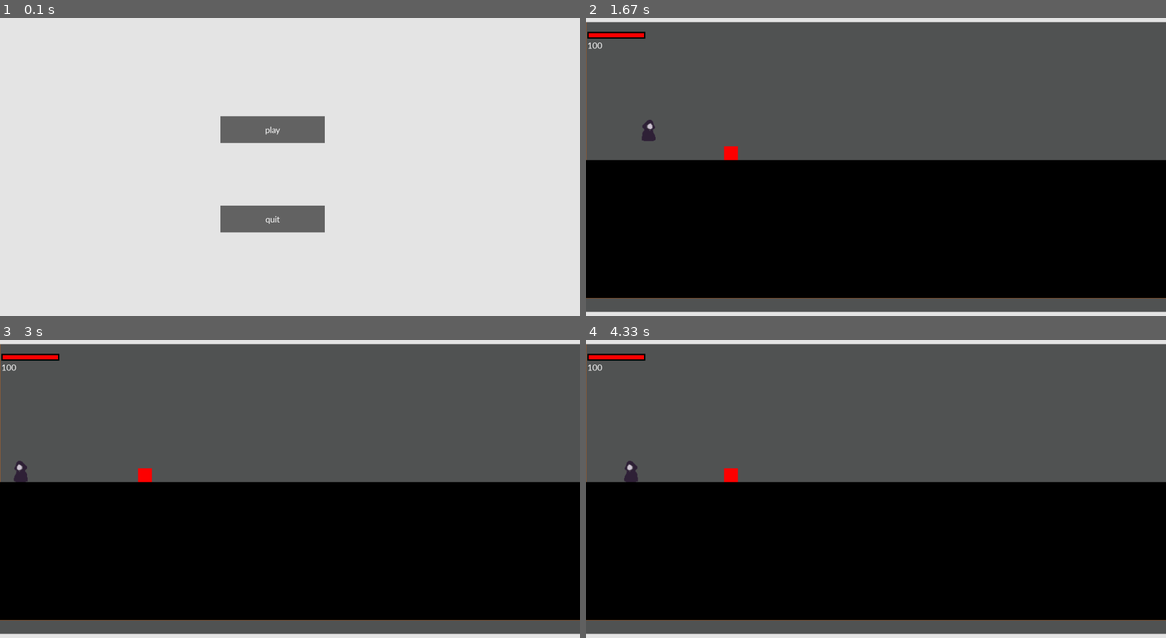
Above: before the commit, frames 1-4 (two rows, left to right).
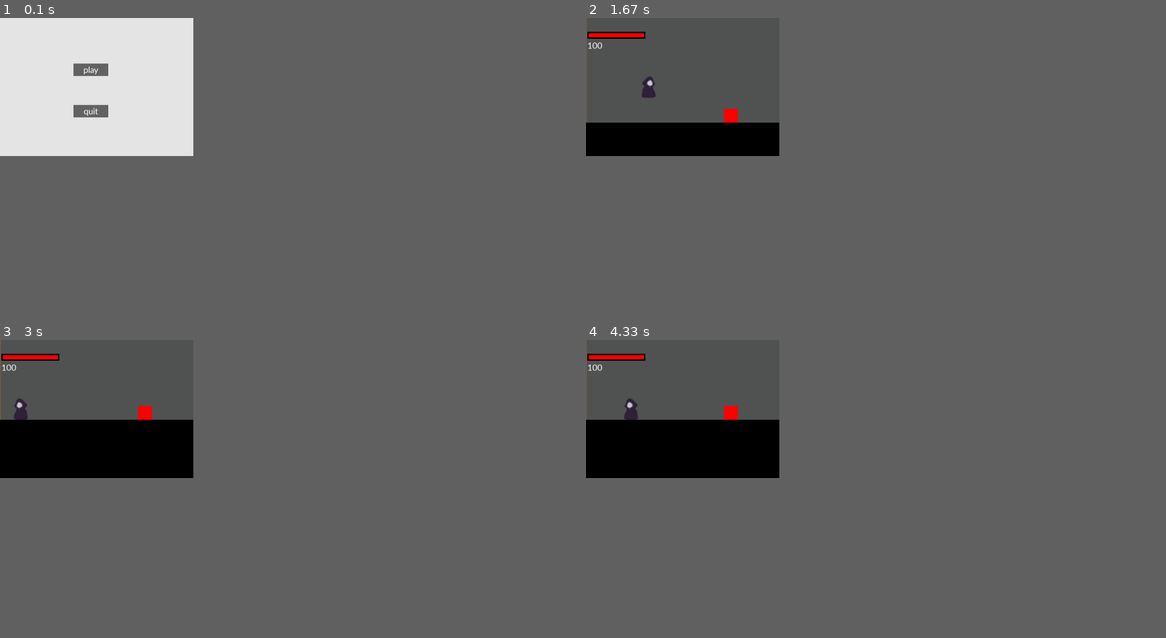
Above: after the commit, the same moments.

Repository: person011/pygame-cs-project
Game: pygame game, started from main.py
Same seed, same stepped clock (60 frames per second), same inputs: the game is played once before the commit and once after it.
Inputs (mouse positions are in pixels of both pictures, inside the frame that each line leads up to):
- Up to frame 1 (0.1 s): no input
- Up to frame 2 (1.67 s): click "play" at 0.38 s; hold Right 0.67-1.13 s; move the mouse to (742, 83) at 0.7 s; hold Up 1.17-1.47 s; hold Right from 1.5 s (still down)
- Up to frame 3 (3 s): release Right at 1.97 s; hold Left 2-2.53 s; hold Left 2.57-2.97 s
- Up to frame 4 (4.33 s): hold Up 3-3.37 s; hold Right 3.4-4.03 s; hold Left from 4.07 s (still down)
In our replay, the window is 900x462 before the commit and 300x214 after it. These sizes can differ from the game's own. Grey fills any space a smaller window leaves; there, only what the larger window draws over its background counts as a difference.

The runs differ from the first frame. In frame 1, 3.7% of the frame differs, in the area x 12-56%, y 15-73%; in frame 2, 43%; in frame 3, 46%, in the area x 0-100%, y 0-100%; in frame 4, 46%.

Commit message:
Hey I made some changes!!

Diff:
--- a/Objects/player.py
+++ b/Objects/player.py
@@ -16,7 +16,7 @@
         self.rect = self.image.get_rect(topleft=location)
         self.speed = speed
         #-9, -3
-        self.jump_power = -12.0
+        self.jump_power = -12.7
         self.jump_cut_magnitude = -3.0
         self.on_moving = False
         self.collide_below = False
--- a/config.py
+++ b/config.py
@@ -1,4 +1,4 @@
-res = (2100, 1080)
-#res=(700, 500)
+#res = (2100, 1080)
+res=(700, 500)
 FPS=10
 CAPTION = "Moving Platforms"
